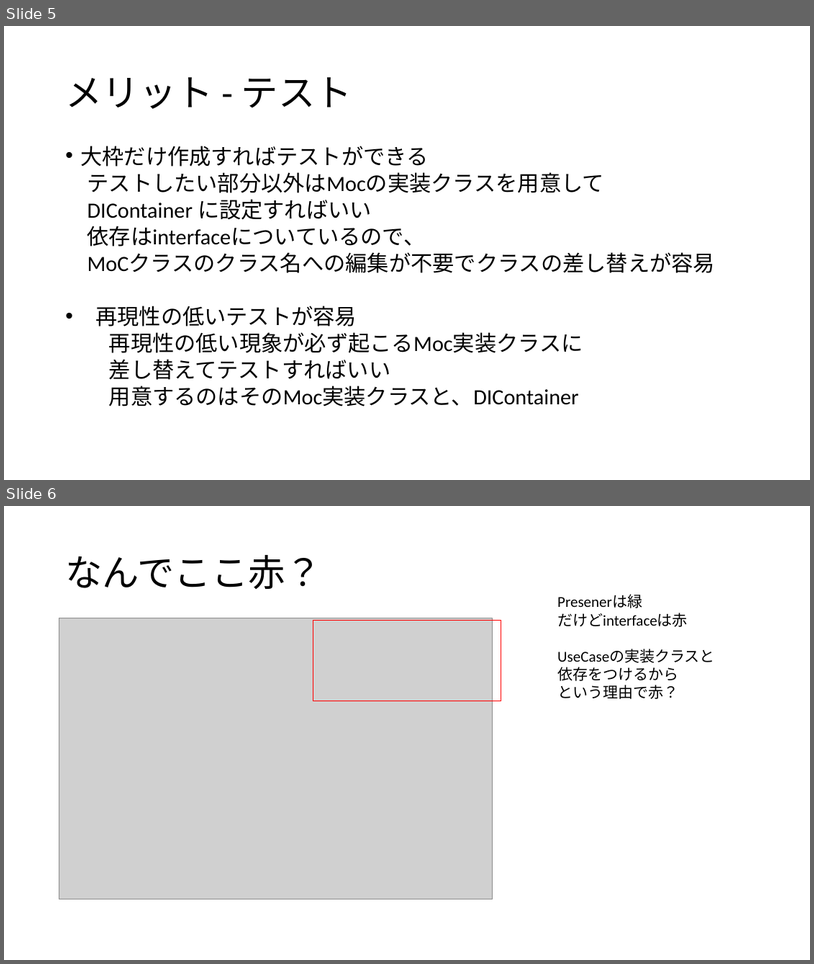
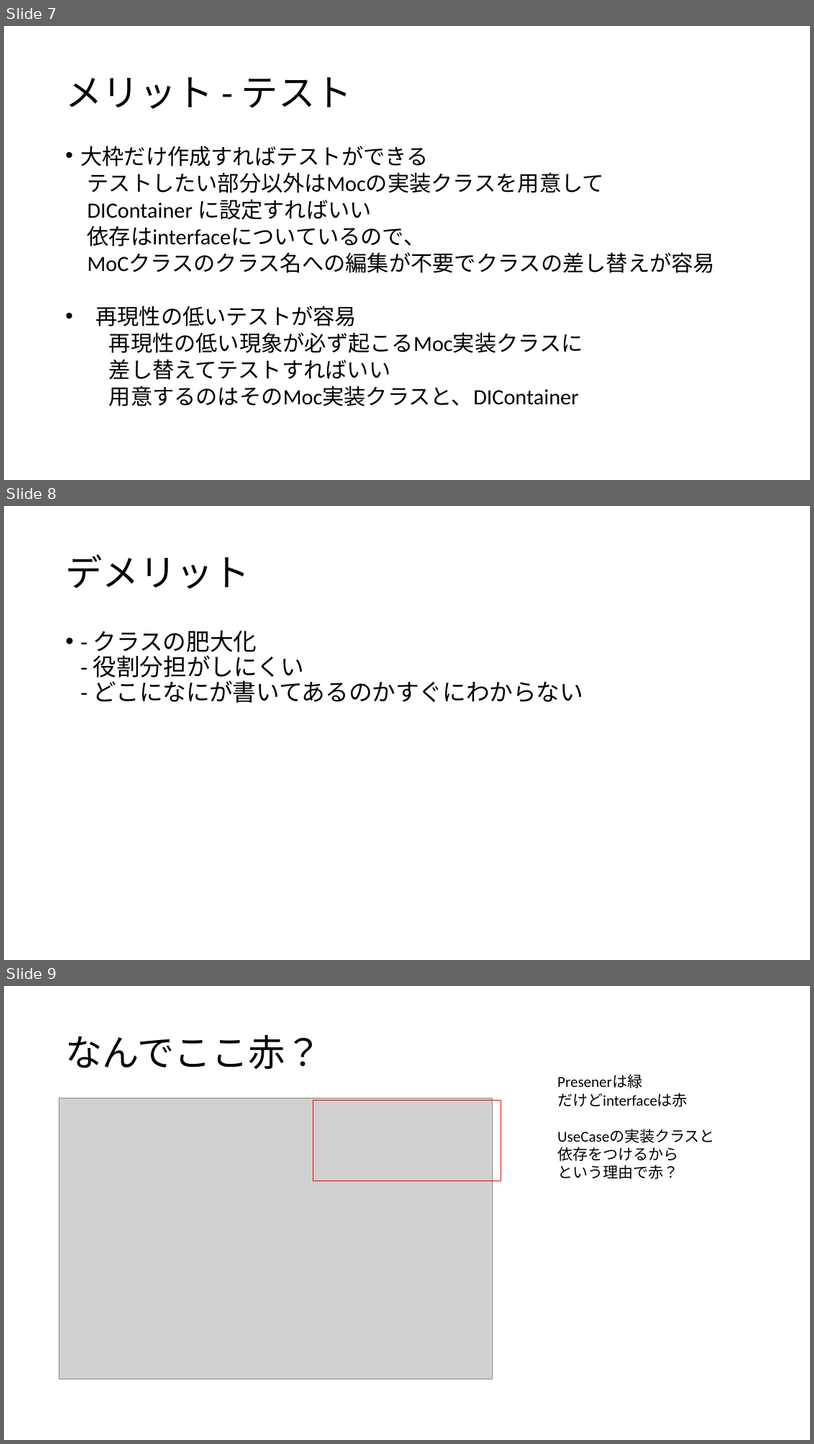
Before and after one commit to kasai-suika/Document, a slide deck: 勉強/クリーンアーキテクチャ/クリーンアーキテクチャ.pptx. Shown one above the other, each under a label of ours: slides 5 and 6 before the commit, slides 7, 8 and 9 after it. The pictures are 814x964 and 814x1444 pixels, drawn with LibreOffice and Linux fonts; fonts in the diff are those of the drawing; grey boxes stand for pictures. Boxes give left, top, right and bottom in pixels: in the first picture for what was removed or moved away, otherwise in the second. Text is boxed around its words. In the diff, an @@ line names an element or a change of style, - is before the commit and + after.

```diff
--- a/勉強/クリーンアーキテクチャ/クリーンアーキテクチャ.pptx
+++ b/勉強/クリーンアーキテクチャ/クリーンアーキテクチャ.pptx
@@ slide 8 added at box(4, 506, 810, 960), background #FFFFFF @@
@@ title added at box(65, 554, 250, 589), 44 pt, text #000000 @@
+デメリット
@@ text added at box(93, 630, 584, 703), 28 pt, text #000000 @@
+• - クラスの肥大化
+  - 役割分担がしにくい
+  - どこになにが書いてあるのかすぐにわからない
@@ what was slide 5 is now slide 7 @@
@@ what was slide 6 is now slide 9 @@
```
Also in this commit, not shown: 2 slides changed, 2 other slides added.
